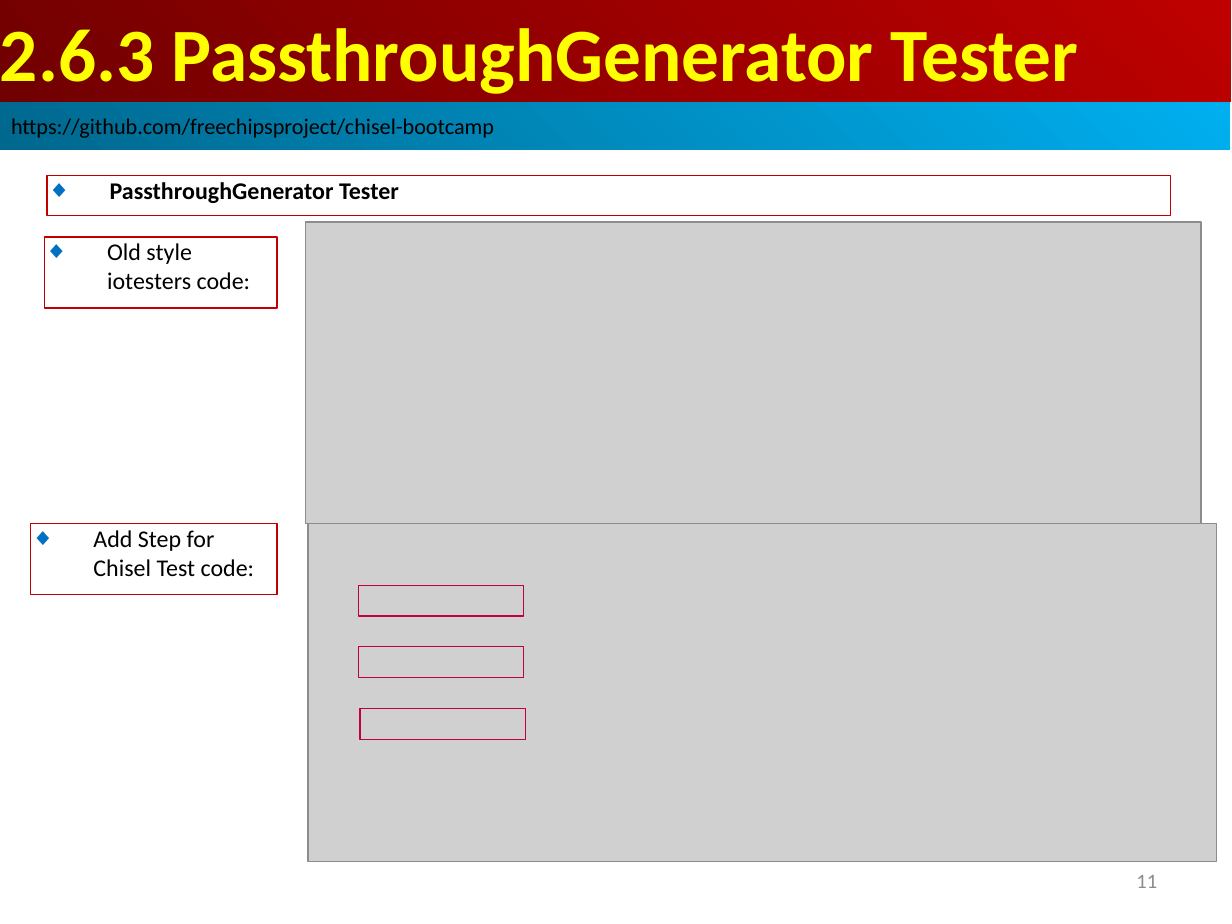
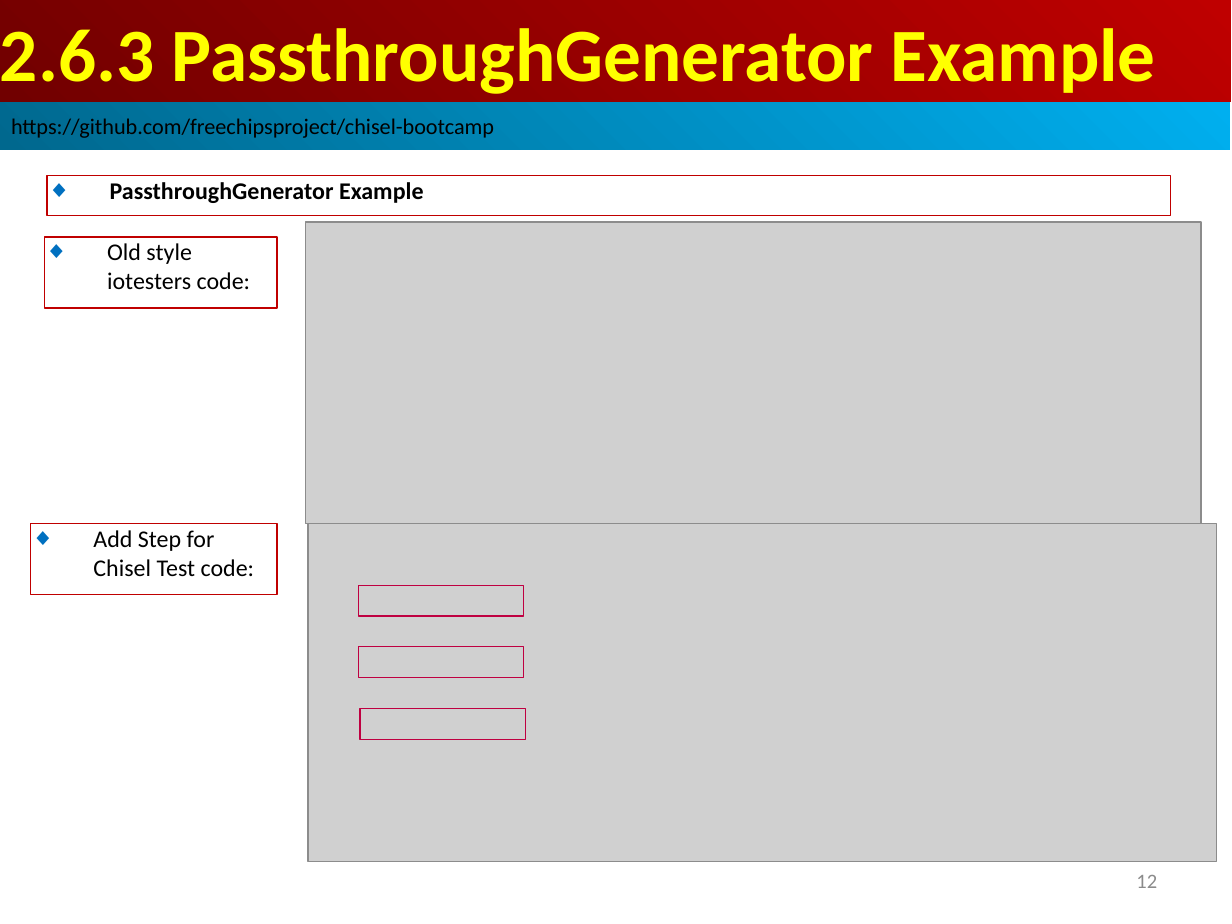
Before and after one commit to peterhchen/AIU_CS800_Chisel, a slide deck: slide 12 of 300_UCB_BC/002.6_Test/000_Video/002.6_Test.ppt (slide 11 before the commit). Drawn at 1232x924 pixels with LibreOffice and Linux fonts; fonts in the diff are those of the drawing; grey boxes stand for pictures. Boxes give left, top, right and bottom in pixels: in the first picture for what was removed or moved away, otherwise in the second. Text is boxed around its words. In the diff, an @@ line names an element or a change of style, - is before the commit and + after.

```diff
--- a/300_UCB_BC/002.6_Test/000_Video/002.6_Test.ppt
+++ b/300_UCB_BC/002.6_Test/000_Video/002.6_Test.ppt
@@ text in rectangle at <box>0,28,1156,94</box>: text changed @@
-2.6.3 PassthroughGenerator Tester
+2.6.3 PassthroughGenerator Example
@@ text in rectangle at <box>110,182,424,203</box>: text changed @@
-◆ PassthroughGenerator Tester
+◆ PassthroughGenerator Example
@@ page number at <box>1136,875,1157,888</box>: text changed @@
-11
+12
```
Also in this commit, not shown: 9 other slides changed, 9 slides added.
